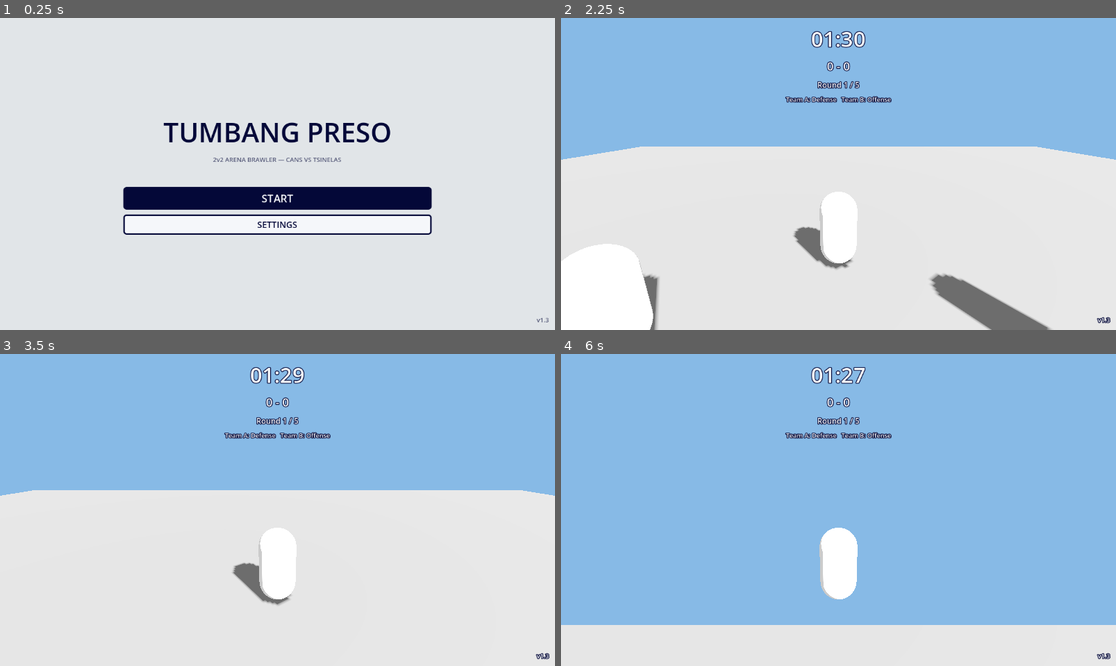
Above: before the commit, frames 1-4 (two rows, left to right).
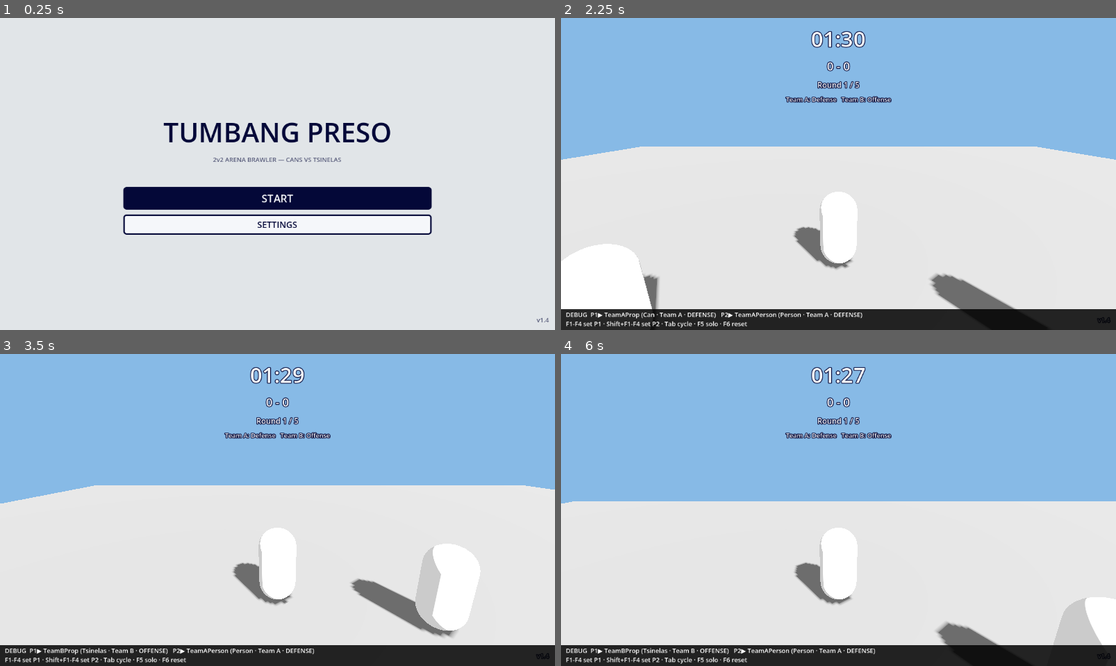
Above: after the commit, the same moments.

Repository: DOST-GameDEV/DOST-GameDev
Game: Godot game, scene res://scenes/ui/MainMenu.tscn
The game is run twice, just before and just after one commit, with the same random seed, the same clock (stepped at 60 frames per second) and the same inputs.
Inputs (mouse positions are in pixels of both pictures, inside the frame that each line leads up to):
- Up to frame 1 (0.25 s): no input
- Up to frame 2 (2.25 s): click "START" at 0.5 s; click (816, 205) at 1.27 s; type "12" at 1.35 s; click "LOCAL MATCH (SINGLE PC)" at 2 s
- Up to frame 3 (3.5 s): tap Enter (bump_p2) at 2.75 s; move the mouse to (305, 510) at 2.77 s; hold W (move_up_p1) from 2.78 s (still down); tap Tab at 2.85 s
- Up to frame 4 (6 s): keep holding W (move_up_p1); move the mouse to (810, 510) at 3.52 s; tap Space (bump_p1) at 3.6 s; tap Tab at 3.8, 4.55, 5.3 s; move the mouse to (849, 503) at 4.27 s; tap Enter (bump_p2) at 4.35 s; move the mouse to (832, 516) at 5.02 s; tap Ctrl (guard_dash_p2) at 5.1 s; move the mouse to (877, 513) at 5.77 s; tap Down (move_down_p2) at 5.85 s

The runs differ from the first frame. In frame 1, less than 0.1% of the frame differs, in the area x 98-99%, y 95-98%; in frame 2, 6.6%; in frame 3, 10%; in frame 4, 46%, in the area x 0-100%, y 47-100%.

Commit message:
Add the debug player switcher — local character switching (v1.4)
Queue item 1 / Dev_Plan.md §3.5. Fixes B-42: from round 2 on,
_on_match_round_started flips team_a_is_can, so the tracked Can becomes
TeamBProp — player_id 3, permanently unbound. The Can could not be moved
or self-righted and the round could only end on the timer, so a local Bo5
was unplayable past round 1.

F1-F4 assign a unit to the P1 input set, Shift+F1-F4 to P2, Tab and
Shift+Tab cycle each slot, F5 drops to solo drive, F6 resets. Control
moves by reassigning the public player_id export from outside and parking
unheld units on the unbound 4, so character_base.gd needed zero changes
(§3.5.2). Reassignment happens only in _unhandled_key_input, never
mid-_physics_process, so no unit inherits a half-consumed edge-triggered
press on the frame it gains control.

Written to the §0.3 removal contract: debug_/Debug prefix throughout,
self-disables via OS.is_debug_build() plus a NetworkManager.is_networked()
guard, raw keycodes with no [input] entries, and a one-way dependency —
the units are discovered by walking the tree and the DebugBar registers
itself with the autoload, so no gameplay script names debug at all.

Verified by feeding InputEventKey straight into the handler and reading
back every unit's player_id and which camera is current after each press.
Tab correctly skips the unit the other slot holds instead of putting two
units on one player_id, and FPP/TPP derivation survives every handoff —
cycling onto a Person makes its FPP camera current, onto a Prop its TPP
camera.

Two corrections to the spec itself, both recorded in §3.5.5:

- The removal-verification grep could never pass. Four gameplay files
  carry comments naming Godot's "Debug > Run Multiple Instances" editor
  menu, which has nothing to do with this feature and survives its
  deletion. The checklist now filters that phrase. The two comments that
  did name the switcher (main.gd's local default, camera_rig.gd's
  set_active doc) were reworded to "queue item 1's unit switcher".
- Footprint is 3 files and 3 lines, not 2 — a .tscn instance needs an
  [ext_resource] line as well as its [node] line.

Unit lookup walks up from the DebugBar rather than reading
get_tree().current_scene, which is only correct when the match was
reached via change_scene_to_file; instancing Main.tscn as a sub-scene
made every lookup return null and the bar read "(missing)" with no error
raised anywhere. Caught by rendering it.

Diff:
--- a/project.godot
+++ b/project.godot
@@ -15,7 +15,7 @@
 ; Single source of truth for the build version — see scripts/systems/game_version.gd.
 ; Bump the minor number with every gameplay/UI/model/scene change; shown on screen
 ; (main menu + in-match HUD) so a new build is visually confirmable.
-config/version="1.3"
+config/version="1.4"
 run/main_scene="res://scenes/ui/MainMenu.tscn"
 config/features=PackedStringArray("4.7", "Forward Plus")
 config/icon="res://icon.svg"
@@ -157,6 +157,7 @@
 NetworkManager="*res://scripts/systems/network_manager.gd"
 GameLaunch="*res://scripts/systems/game_launch.gd"
 SettingsManager="*res://scripts/systems/settings_manager.gd"
+DebugPlayerSwitcher="*res://scripts/systems/debug_player_switcher.gd"
 
 [gui]
 
--- a/scenes/main/Main.tscn
+++ b/scenes/main/Main.tscn
@@ -7,6 +7,7 @@
 [ext_resource type="Script" path="res://scripts/systems/arena_camera.gd" id="4"]
 [ext_resource type="Script" path="res://scripts/systems/kill_plane.gd" id="5"]
 [ext_resource type="PackedScene" path="res://scenes/ui/MatchResult.tscn" id="6"]
+[ext_resource type="PackedScene" path="res://scenes/ui/DebugBar.tscn" id="7"]
 
 [sub_resource type="BoxShape3D" id="BoxShape3D_floor"]
 size = Vector3(40, 1, 40)
@@ -126,6 +127,8 @@
 
 [node name="MatchResult" parent="HUDLayer" instance=ExtResource("6")]
 
+[node name="DebugBar" parent="HUDLayer" instance=ExtResource("7")]
+
 [node name="PauseLayer" type="CanvasLayer" parent="."]
 layer = 10
 
--- /dev/null
+++ b/scenes/ui/DebugBar.tscn
@@ -0,0 +1,39 @@
+[gd_scene load_steps=2 format=3 uid="uid://c8dbg1bar2n4v"]
+
+[ext_resource type="Script" path="res://scripts/ui/debug_bar.gd" id="1"]
+
+[node name="DebugBar" type="CanvasLayer"]
+layer = 100
+script = ExtResource("1")
+
+[node name="Root" type="ColorRect" parent="."]
+anchors_preset = 12
+anchor_top = 1.0
+anchor_right = 1.0
+anchor_bottom = 1.0
+offset_top = -44.0
+grow_horizontal = 2
+grow_vertical = 0
+color = Color(0, 0, 0, 0.85)
+mouse_filter = 2
+
+[node name="Slots" type="Label" parent="Root"]
+layout_mode = 1
+anchors_preset = 10
+anchor_right = 1.0
+offset_left = 10.0
+offset_top = 3.0
+offset_right = -10.0
+offset_bottom = 23.0
+mouse_filter = 2
+text = "DEBUG"
+
+[node name="Keys" type="Label" parent="Root"]
+layout_mode = 1
+anchors_preset = 10
+anchor_right = 1.0
+offset_left = 10.0
+offset_top = 22.0
+offset_right = -10.0
+offset_bottom = 42.0
+mouse_filter = 2
--- a/scripts/main.gd
+++ b/scripts/main.gd
@@ -165,7 +165,7 @@
 	# Item 13: no authority concept in local test, unlike networked play,
 	# where each rig can activate itself from is_multiplayer_authority(). One
 	# rig has to be picked explicitly. Defaults to TeamAProp (the P1 slot),
-	# matching the debug switcher's own documented default (Dev_Plan.md §3.5.1)
+	# matching the P1 slot default documented in Dev_Plan.md §3.5.1
 	# — the switcher (queue item 1, not yet built) is what makes this
 	# reassignable at runtime instead of fixed for the whole local session.
 	var default_rig := team_a_prop.get_node("CameraRig") as CameraRig
--- a/scripts/systems/camera_rig.gd
+++ b/scripts/systems/camera_rig.gd
@@ -75,7 +75,7 @@
 		set_aim_source(AimSource.MOUSE if is_mine else AimSource.MOVEMENT)
 
 ## Exactly one camera should be `current` at a time (per local peer) — the
-## public API the debug switcher (queue item 1) hands control between units
+## public API queue item 1's unit switcher hands control between units
 ## with, and what a networked spawn calls on itself above. Disables _process
 ## on an inactive rig so four idle rigs aren't doing four cameras' worth of
 ## work for nothing.
--- /dev/null
+++ b/scripts/systems/debug_player_switcher.gd
@@ -0,0 +1,183 @@
+extends Node
+
+## Queue item 1 / Dev_Plan.md §3.5 — drive any of the four local-test units by
+## hand, so a whole Bo5 can be played by one person.
+##
+## Fixes B-42: from round 2 on, `_on_match_round_started` flips `team_a_is_can`,
+## so the tracked Can becomes `TeamBProp` — `player_id = 3`, permanently
+## unbound. Without this the Can cannot be moved or self-righted and the round
+## can only end on the timer, i.e. a local Bo5 is unplayable past round 1.
+##
+## ⚠️ DEBUG-ONLY. Written to the removal contract in Dev_Plan.md §0.3 and torn
+## out by the checklist in §3.5.5. Three rules that make the removal a delete
+## rather than an archaeology dig, and that this file must keep honouring:
+##
+##   1. Every file, class and node in the feature is `debug_`/`Debug` prefixed.
+##   2. Debug may call gameplay; gameplay may NEVER name debug — not even behind
+##      an `if OS.is_debug_build()`. Nothing here is called from a gameplay
+##      script: the units are discovered by walking the scene tree, and the
+##      DebugBar registers itself with this autoload rather than the reverse.
+##   3. No `[input]` map entries — raw keycodes only, read below.
+##
+## It also self-disables: `queue_free()` in a release build, and every handler
+## no-ops in a networked match (where each peer owns exactly one character and
+## reassigning `player_id` would be meaningless).
+
+## Main.tscn order, which is also the Tab cycle order (§3.5.1).
+const UNIT_NAMES: Array[String] = ["TeamAProp", "TeamAPerson", "TeamBProp", "TeamBPerson"]
+## Registered in project.godot but deliberately never bound, so a unit parked
+## here receives no input at all and stands inert (§3.5.2).
+const PARKED_PLAYER_ID: int = 4
+const SLOT_P1: int = 0
+const SLOT_P2: int = 1
+## Defaults for F6, matching the two bound input sets' documented holders.
+const DEFAULT_P1_UNIT: String = "TeamAProp"
+const DEFAULT_P2_UNIT: String = "TeamAPerson"
+
+## Unit name currently held by each slot, or "" for empty (F5 solo drive).
+var _slot_units: Array[String] = [DEFAULT_P1_UNIT, DEFAULT_P2_UNIT]
+var _bar: DebugBar = null
+
+func _ready() -> void:
+	# §0.3: the whole feature evaporates in a release build regardless of
+	# whether anyone remembered to run the removal checklist.
+	if not OS.is_debug_build():
+		queue_free()
+		return
+	process_mode = Node.PROCESS_MODE_ALWAYS # usable while the pause overlay is up
+
+## Called by DebugBar when a match scene comes up (debug → debug, so rule 2
+## holds). Establishes a known slot state instead of inheriting whatever
+## `player_id` values Main.tscn happens to ship with.
+func debug_register_bar(bar: DebugBar) -> void:
+	_bar = bar
+	_slot_units = [DEFAULT_P1_UNIT, DEFAULT_P2_UNIT]
+	_apply_slots()
+
+func debug_unregister_bar() -> void:
+	_bar = null
+
+func _unhandled_key_input(event: InputEvent) -> void:
+	if not _is_active():
+		return
+	var key := event as InputEventKey
+	if key == null or not key.pressed or key.echo:
+		return
+
+	# Raw keycodes, never InputMap actions (rule 3). physical_keycode is the
+	# layout-independent one; keycode is the fallback for platforms that only
+	# populate that.
+	var code: int = key.physical_keycode if key.physical_keycode != 0 else key.keycode
+	var slot: int = SLOT_P2 if key.shift_pressed else SLOT_P1
+
+	match code:
+		KEY_F1, KEY_F2, KEY_F3, KEY_F4:
+			_assign(slot, UNIT_NAMES[code - KEY_F1])
+		KEY_TAB:
+			_cycle(slot)
+		KEY_F5:
+			# Solo drive: one unit live, three inert. Shift is irrelevant here,
+			# so this is checked as its own case rather than through `slot`.
+			_assign(SLOT_P2, "")
+		KEY_F6:
+			_slot_units = [DEFAULT_P1_UNIT, DEFAULT_P2_UNIT]
+			_apply_slots()
+		_:
+			return
+	get_viewport().set_input_as_handled()
+
+## Both guards from §0.3: no-op outside a local match, and no-op if the scene
+## doesn't actually hold the four local-test units (menu, or a networked match
+## where `_clear_local_test_characters()` freed them).
+func _is_active() -> bool:
+	if _bar == null or NetworkManager.is_networked():
+		return false
+	return _find_unit(UNIT_NAMES[0]) != null
+
+## Units are located by walking up from the DebugBar (which Main.tscn instances
+## under HUDLayer) to whichever ancestor actually holds them, NOT via
+## `get_tree().current_scene`. current_scene is only correct when the match was
+## reached through `change_scene_to_file`; anything that instances Main.tscn as
+## a sub-scene — a test harness, a future lobby that previews the arena — leaves
+## it pointing elsewhere and every lookup silently returns null, which surfaces
+## as a bar reading "(missing)" rather than as an error.
+func _match_root() -> Node:
+	var node: Node = _bar
+	while node != null:
+		if node.has_node(UNIT_NAMES[0]):
+			return node
+		node = node.get_parent()
+	return null
+
+func _find_unit(unit_name: String) -> CharacterBase:
+	var scene := _match_root()
+	if scene == null:
+		return null
+	return scene.get_node_or_null(unit_name) as CharacterBase
+
+func _assign(slot: int, unit_name: String) -> void:
+	# A slot never takes a unit the other slot already holds, so the two can
+	# never both sit on the same `player_id` and move together on one keypress.
+	var other := SLOT_P1 if slot == SLOT_P2 else SLOT_P2
+	if unit_name != "" and _slot_units[other] == unit_name:
+		_slot_units[other] = ""
+	_slot_units[slot] = unit_name
+	_apply_slots()
+
+func _cycle(slot: int) -> void:
+	var start := UNIT_NAMES.find(_slot_units[slot])
+	# UNIT_NAMES.size() steps at most, so a full lap with every other candidate
+	# held by the other slot terminates instead of looping forever.
+	for step in range(1, UNIT_NAMES.size() + 1):
+		var candidate := UNIT_NAMES[(start + step) % UNIT_NAMES.size()]
+		var other := SLOT_P1 if slot == SLOT_P2 else SLOT_P2
+		if candidate != _slot_units[other]:
+			_slot_units[slot] = candidate
+			_apply_slots()
+			return
+
+## The whole mechanism (§3.5.2): reassign the public `player_id` export from the
+## outside. `character_base.gd` needs no changes at all — it already resolves
+## input through `_action(name) -> "%s_p%d"`. Only ever called from
+## `_unhandled_key_input`, never mid-`_physics_process`, or a unit inherits a
+## half-consumed edge-triggered press on the frame it gains control.
+func _apply_slots() -> void:
+	for unit_name in UNIT_NAMES:
+		var unit := _find_unit(unit_name)
+		if unit == null:
+			continue
+		var slot := _slot_units.find(unit_name)
+		unit.player_id = slot + 1 if slot != -1 else PARKED_PLAYER_ID
+
+		# §3.5.3: the switcher picks WHICH rig is active via the rig's ordinary
+		# public API; it never touches the FPP/TPP mode, which stays derived
+		# from is_person (§0.1). Only the P1 slot drives the camera — the P2
+		# unit is driven blind off the P1 view, which is what F5 exists for.
+		var rig := unit.get_node_or_null("CameraRig") as CameraRig
+		if rig != null:
+			var is_camera_holder := slot == SLOT_P1
+			rig.set_active(is_camera_holder)
+			rig.set_aim_source(CameraRig.AimSource.MOUSE if is_camera_holder else CameraRig.AimSource.MOVEMENT)
+
+	if _bar != null:
+		_bar.debug_refresh(_describe(SLOT_P1), _describe(SLOT_P2))
+
+## One-line summary of what a slot is holding. Must carry is_person, is_can,
+## team and current side (§3.5.4) — that is exactly the state that silently
+## changes under you when roles swap between rounds.
+func _describe(slot: int) -> String:
+	var unit_name := _slot_units[slot]
+	if unit_name == "":
+		return "—"
+	var unit := _find_unit(unit_name)
+	if unit == null:
+		return "%s (missing)" % unit_name
+	var role := "Person" if unit.is_person else ("Can" if unit.is_can else "Tsinelas")
+	var side := "DEFENSE" if unit.team_is_can_side else "OFFENSE"
+	return "%s (%s · Team %s · %s)" % [unit_name, role, "A" if unit.team == 0 else "B", side]
+
+## Re-read and re-describe both slots without changing them. Called by the bar
+## on MatchManager.round_started, since is_can/team_is_can_side flip there.
+func debug_refresh_readout() -> void:
+	if _bar != null:
+		_bar.debug_refresh(_describe(SLOT_P1), _describe(SLOT_P2))
--- /dev/null
+++ b/scripts/ui/debug_bar.gd
@@ -0,0 +1,44 @@
+extends CanvasLayer
+class_name DebugBar
+
+## Dev_Plan.md §3.5.4 — the switcher's on-screen readout.
+##
+## ⚠️ DEBUG-ONLY, removed by the §3.5.5 checklist along with
+## `debug_player_switcher.gd` and this scene.
+##
+## Deliberately ugly: plain white monospace on a black strip, with NO reference
+## to `UiTheme` and no theme of its own, so nobody mistakes it for shipping UI
+## and so removing it can never leave a hole in the real design system. That
+## also means the `theme_override_*` calls below are correct here and only here
+## — this bar must not inherit the project theme.
+
+@onready var _slots_label: Label = $Root/Slots
+@onready var _keys_label: Label = $Root/Keys
+
+func _ready() -> void:
+	# Same self-disable as the switcher: gone in a release build even if the
+	# removal checklist was never run.
+	if not OS.is_debug_build():
+		queue_free()
+		return
+	process_mode = Node.PROCESS_MODE_ALWAYS
+
+	for label in [_slots_label, _keys_label]:
+		label.add_theme_font_override("font", ThemeDB.fallback_font)
+		label.add_theme_color_override("font_color", Color.WHITE)
+		label.add_theme_font_size_override("font_size", 13)
+	_keys_label.text = "F1-F4 set P1 · Shift+F1-F4 set P2 · Tab cycle · F5 solo · F6 reset"
+
+	# Debug registers itself with debug; no gameplay script names either one.
+	DebugPlayerSwitcher.debug_register_bar(self)
+	tree_exiting.connect(DebugPlayerSwitcher.debug_unregister_bar)
+
+	# §3.5.4: after a role swap you need to see at a glance that the unit you
+	# are holding is now the Can — is_can and team_is_can_side both flip here.
+	MatchManager.round_started.connect(_on_round_started)
+
+func _on_round_started(_round_number: int, _team_a_is_can: bool) -> void:
+	DebugPlayerSwitcher.debug_refresh_readout()
+
+func debug_refresh(p1_text: String, p2_text: String) -> void:
+	_slots_label.text = "DEBUG  P1▶ %s   P2▶ %s" % [p1_text, p2_text]
Not shown: 1 places in scenes/main/Main.tscn that only renumber resources
Not shown, added: scripts/systems/debug_player_switcher.gd.uid
Not shown, added: scripts/ui/debug_bar.gd.uid
Not shown, changed: docs/Dev_Plan.md
Not shown, changed: docs/Handoff.md
